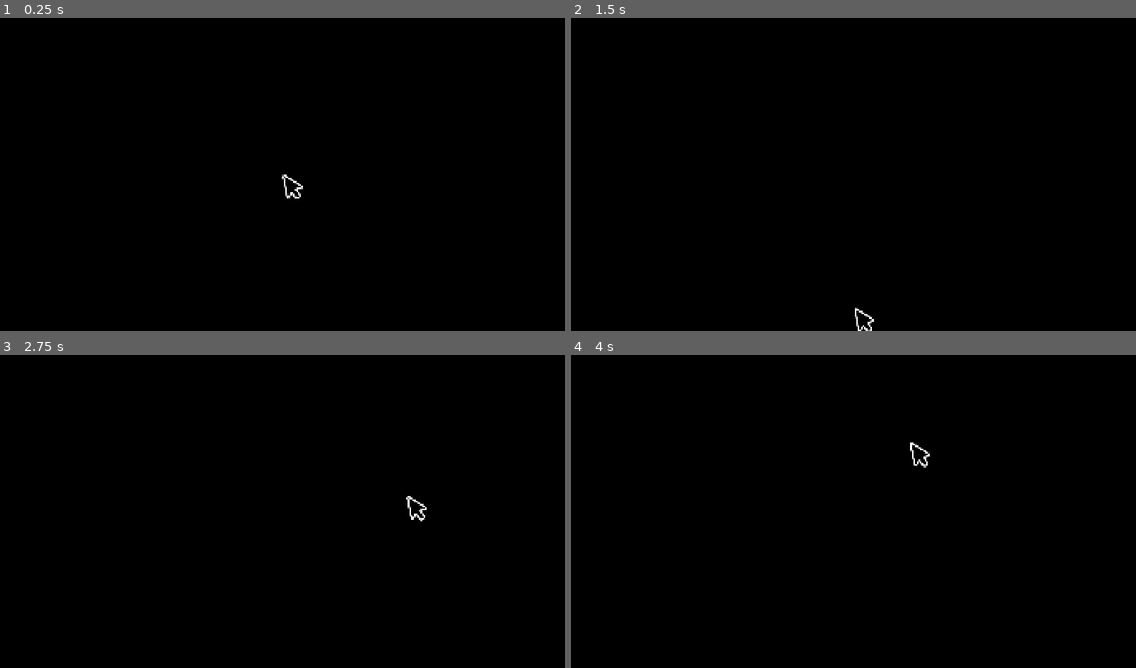
Above: before the commit, frames 1-4 (two rows, left to right).
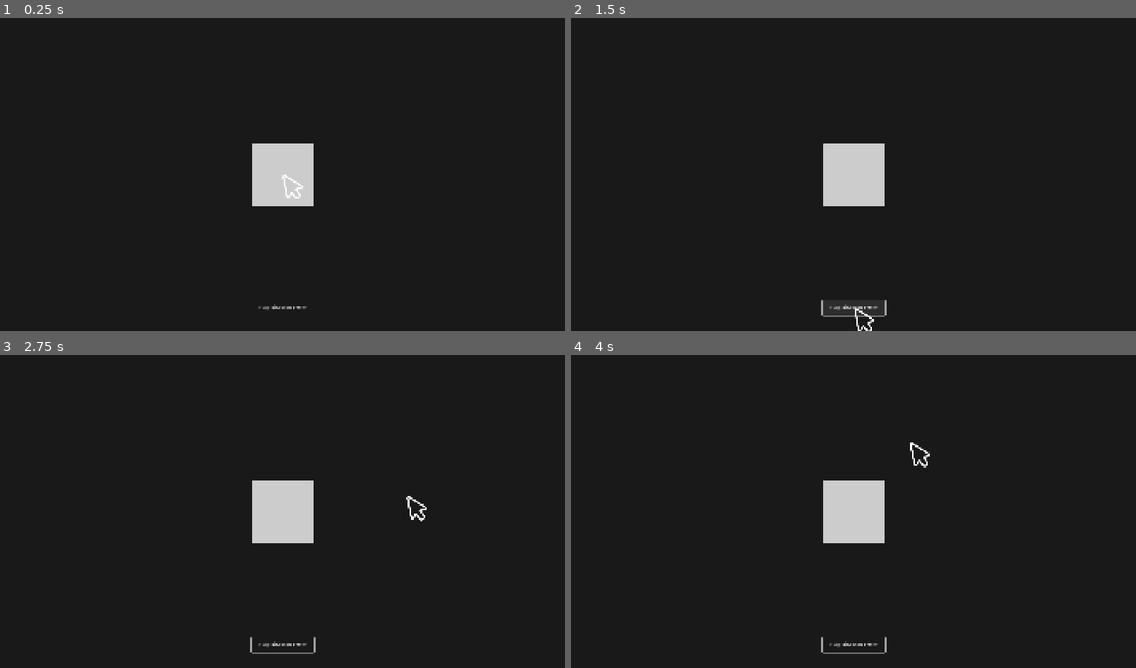
Above: after the commit, the same moments.

Repository: stevencasteel/Box-Battle
Game: Godot game, scene res://tools/fx_playground.tscn
Same seed, same stepped clock (60 frames per second), same inputs: the game is played once before the commit and once after it. This scene is started directly instead of the project's main scene. The engine's default icon, where the game draws it, is replaced by a stand-in: a white triangle on a blue panel in a dark square.
Inputs (mouse positions are in pixels of both pictures, inside the frame that each line leads up to):
- Up to frame 1 (0.25 s): no input
- Up to frame 2 (1.5 s): click (853, 309) at 0.5 s, where only the run after the commit has a clickable "Play Hit-Flash Effect"; click (853, 309) at 1.25 s, where only the run after the commit has a clickable "Play Hit-Flash Effect"
- Up to frame 3 (2.75 s): tap Enter (ui_accept) at 2, 2.27 s; move the mouse to (406, 495) at 2.02 s; hold Right (ui_right) from 2.03 s (still down); hold Shift from 2.03 s (still down); click (406, 495) at 2.17 s
- Up to frame 4 (4 s): release Right (ui_right) at 2.75 s; release Shift at 2.75 s; tap Enter (ui_accept) at 2.75, 3.5 s; drag from (740, 527) to (825, 574) at 2.77 s; move the mouse to (910, 442) at 3.52 s; hold Right (ui_right) from 3.53 s (still down); tap Ctrl at 3.6 s

The runs differ from the first frame. In frame 1, 100% of the frame differs, in the area x 0-100%, y 0-100%; in frame 2, 100%; in frame 3, 100%; in frame 4, 100%.

Commit message:
feat(fx): Implement data-driven ShaderEffect system foundation
This commit establishes the core architecture for a new data-driven visual effects system, nicknamed the "FX Cookbook," which is a primary goal of the Juice & Feedback initiative. This system allows shader-based effects to be defined as reusable `Resource` files, decoupling them from game logic and enabling rapid iteration.

Key Architectural Changes:

1.  **`ShaderEffect` Custom Resource:**
    -   A new `class_name ShaderEffect` resource has been created (`shader_effect.gd`). This script defines the data contract for any shader effect, including its material, duration, and target scope.
    -   This pattern allows designers and developers to create new visual effects by simply creating and configuring `.tres` files, without needing to modify existing code.

2.  **Code-First Custom Resource Pattern:**
    -   Resolved a series of critical engine-level resource loading errors (`Can't load cached ext-resource id`) that occurred in a strict code-first workflow.
    -   The solution involves saving custom resources with their `script_class` property defined in the `.tres` file and exporting typed variables in scenes (`@export var effect: ShaderEffect`). This allows Godot's resource loader to correctly resolve the class and its sub-resource dependencies (like materials) automatically, eliminating the need for fragile manual data transfer in scripts.

3.  **FX Playground Testbed:**
    -   A new `fx_playground.tscn` scene has been created to serve as a minimal, isolated environment for testing and iterating on `ShaderEffect` resources. This dramatically speeds up the development workflow by removing the need to run the full game to see a visual change.

4.  **Hit-Flash Migration:**
    -   The existing red hit-flash effect has been successfully migrated to be the first effect in the new "Cookbook." A `entity_hit_flash_effect.tres` resource now defines its properties, and the playground scene uses this resource to verify the system's end-to-end functionality.

This commit lays a stable and scalable foundation for all future shader and visual effect work.

Diff:
--- /dev/null
+++ b/materials/entity_hit_flash_material.tres
@@ -0,0 +1,8 @@
+[gd_resource type="ShaderMaterial" load_steps=2 format=3 uid="uid://entity_hit_flash_mat"]
+
+[ext_resource type="Shader" path="res://shaders/entity/red_hit_flash_test.gdshader" id="1_shader"]
+
+[resource]
+shader = ExtResource("1_shader")
+shader_parameter/intensity = 0.0
+shader_parameter/tint_color = Color(1, 0, 0, 1)
--- a/src/core/data/effects/shader_effect.gd
+++ b/src/core/data/effects/shader_effect.gd
@@ -15,8 +15,8 @@
 }
 
 # --- Editor Properties ---
-## The actual shader code to be applied.
-@export var shader: Shader
+## The actual ShaderMaterial resource to be applied.
+@export var material: ShaderMaterial
 
 ## The duration of the effect in seconds. A value of 0 means it runs indefinitely
 ## until manually stopped.
--- /dev/null
+++ b/src/data/effects/entity_hit_flash_effect.tres
@@ -0,0 +1,10 @@
+[gd_resource type="Resource" script_class="ShaderEffect" load_steps=3 format=3 uid="uid://entity_hit_flash_effect"]
+
+[ext_resource type="Script" path="res://src/core/data/effects/shader_effect.gd" id="1_script"]
+[ext_resource type="ShaderMaterial" uid="uid://entity_hit_flash_mat" path="res://materials/entity_hit_flash_material.tres" id="2_material"]
+
+[resource]
+script = ExtResource("1_script")
+material = ExtResource("2_material")
+duration = 0.12
+target_scope = 0
--- a/tools/fx_playground.gd
+++ b/tools/fx_playground.gd
@@ -1,4 +1,44 @@
 # tools/fx_playground.gd
+@tool
 extends Control
 
-# TODO: Build a UI to preview and test all ShaderEffect and VFXEffect resources.
+# This is now exported as our custom type. Godot's loader handles everything.
+@export var _hit_flash_effect: ShaderEffect
+
+@onready var test_subject: ColorRect = %TestSubject
+
+var _active_tween: Tween
+
+# A proxy property for the tween to animate.
+var _intensity: float = 0.0:
+	set(value):
+		_intensity = value
+		if is_instance_valid(test_subject) and is_instance_valid(test_subject.material):
+			test_subject.material.set_shader_parameter("intensity", _intensity)
+
+func _on_button_pressed() -> void:
+	if not is_instance_valid(_hit_flash_effect):
+		print("ERROR: No ShaderEffect resource assigned or could not be loaded.")
+		return
+
+	_play_effect(_hit_flash_effect)
+
+func _play_effect(effect: ShaderEffect) -> void:
+	if not is_instance_valid(effect.material):
+		push_error("Effect is missing a material.")
+		return
+
+	if is_instance_valid(_active_tween):
+		_active_tween.kill()
+
+	# In a real scenario, FXComponent would manage this. Here, we do it directly.
+	var material_instance = effect.material.duplicate(true)
+	test_subject.material = material_instance
+
+	self._intensity = 1.0
+
+	_active_tween = create_tween()
+	_active_tween.tween_property(self, "_intensity", 0.0, effect.duration)
+	_active_tween.finished.connect(func(): test_subject.material = null)
+
+	print("Played hit-flash effect!") # VERIFICATION
--- a/tools/fx_playground.tscn
+++ b/tools/fx_playground.tscn
@@ -1,8 +1,54 @@
-[gd_scene load_steps=2 format=3]
+[gd_scene load_steps=3 format=3 uid="uid://dqk48mvhud5cd"]
 
-[ext_resource type="Script" path="res://tools/fx_playground.gd" id="1"]
+[ext_resource type="Script" uid="uid://chl2ii0j6x47a" path="res://tools/fx_playground.gd" id="1_script"]
+[ext_resource type="Resource" path="res://src/data/effects/entity_hit_flash_effect.tres" id="2_effect"]
 
 [node name="FXPlayground" type="Control"]
-script = ExtResource("1")
+layout_mode = 3
+anchors_preset = 15
+anchor_right = 1.0
+anchor_bottom = 1.0
+grow_horizontal = 2
+grow_vertical = 2
+script = ExtResource("1_script")
+_hit_flash_effect = ExtResource("2_effect")
 
-# TODO: Build the node structure for the FX testbed scene.
+[node name="BackgroundColor" type="ColorRect" parent="."]
+layout_mode = 1
+anchors_preset = 15
+anchor_right = 1.0
+anchor_bottom = 1.0
+grow_horizontal = 2
+grow_vertical = 2
+color = Color(0.1, 0.1, 0.1, 1)
+
+[node name="CenterContainer" type="CenterContainer" parent="."]
+layout_mode = 1
+anchors_preset = 15
+anchor_right = 1.0
+anchor_bottom = 1.0
+grow_horizontal = 2
+grow_vertical = 2
+
+[node name="TestSubject" type="ColorRect" parent="CenterContainer"]
+unique_name_in_owner = true
+custom_minimum_size = Vector2(200, 200)
+layout_mode = 2
+color = Color(0.8, 0.8, 0.8, 1)
+
+[node name="Button" type="Button" parent="."]
+layout_mode = 1
+anchors_preset = 7
+anchor_left = 0.5
+anchor_top = 1.0
+anchor_right = 0.5
+anchor_bottom = 1.0
+offset_left = -100.0
+offset_top = -100.0
+offset_right = 100.0
+offset_bottom = -50.0
+grow_horizontal = 2
+grow_vertical = 0
+text = "Play Hit-Flash Effect"
+
+[connection signal="pressed" from="Button" to="." method="_on_button_pressed"]
Not shown, changed: docs/CHANGELOG.txt
Not shown, changed: docs/all_godot_source_code.txt
